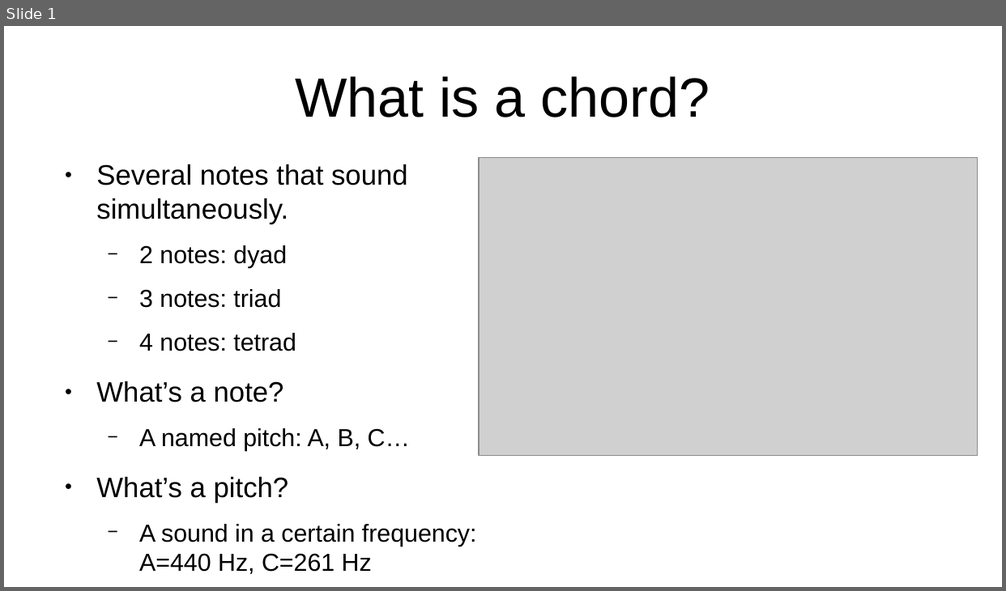
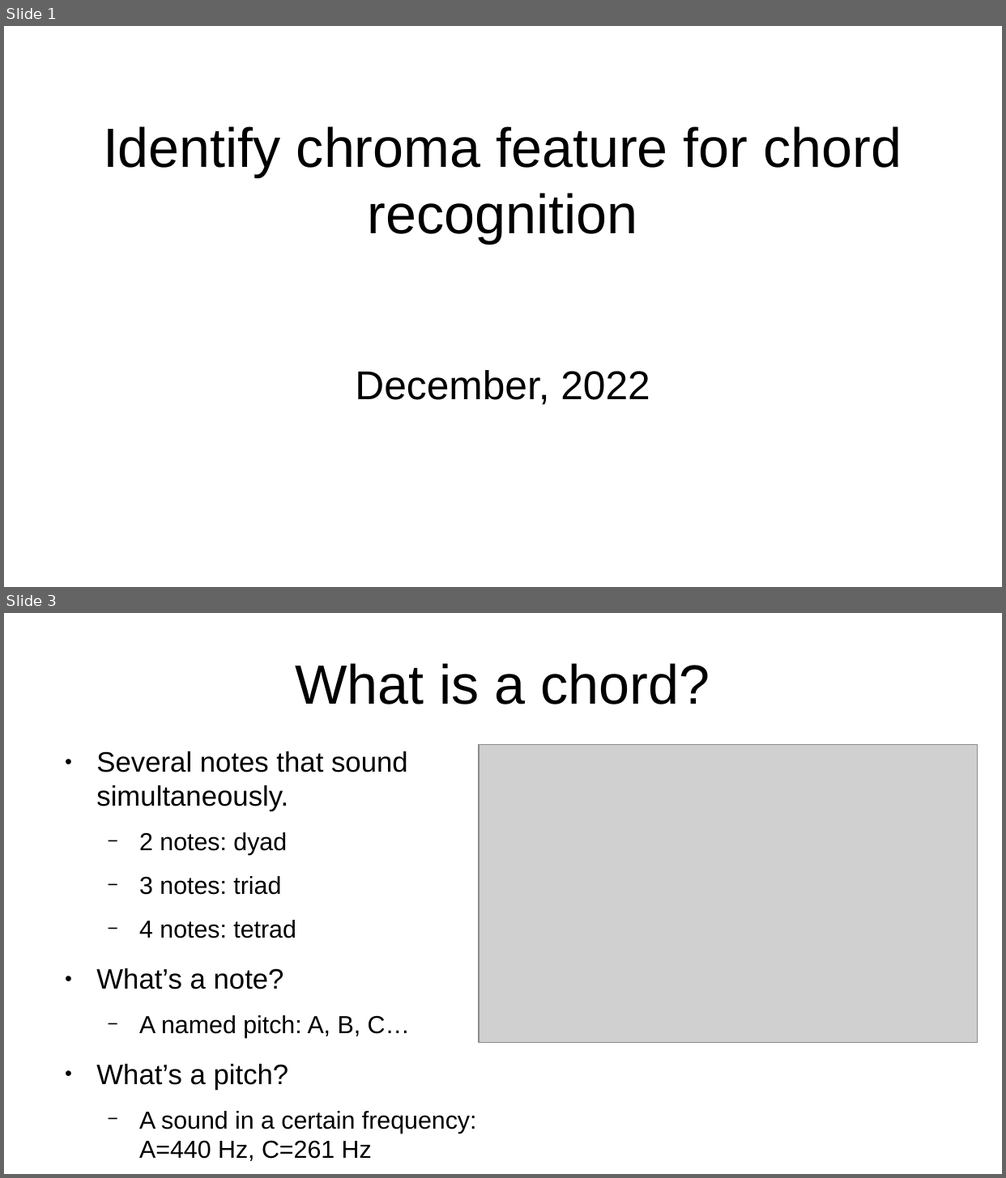
Before and after one commit to ericho/proyecto_pds, a slide deck: reporte/presentacion.odp. Shown one above the other, each under a label of ours: slide 1 before the commit, slides 1 and 3 after it; the slides between them are not shown. The pictures are 1006x591 and 1006x1178 pixels, drawn with LibreOffice and Linux fonts; fonts in the diff are those of the drawing; grey boxes stand for pictures. Boxes give left, top, right and bottom in pixels: in the first picture for what was removed or moved away, otherwise in the second. Text is boxed around its words. In the diff, an @@ line names an element or a change of style, - is before the commit and + after.

```diff
--- a/reporte/presentacion.odp
+++ b/reporte/presentacion.odp
@@ slide 1 added at [4, 26, 1002, 587], background #FFFFFF @@
@@ title added at [103, 126, 901, 244], 44 pt, text #000000 @@
+Identify chroma feature for chord recognition
@@ subtitle added at [355, 370, 650, 405], 32 pt, text #000000 @@
+December, 2022
@@ what was slide 1 is now slide 3 @@
```
Also in this commit, not shown: 1 other slide added, 1 other file.
